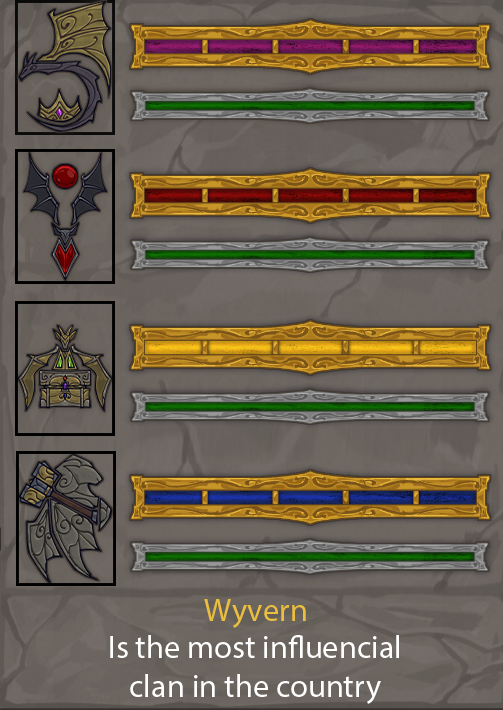
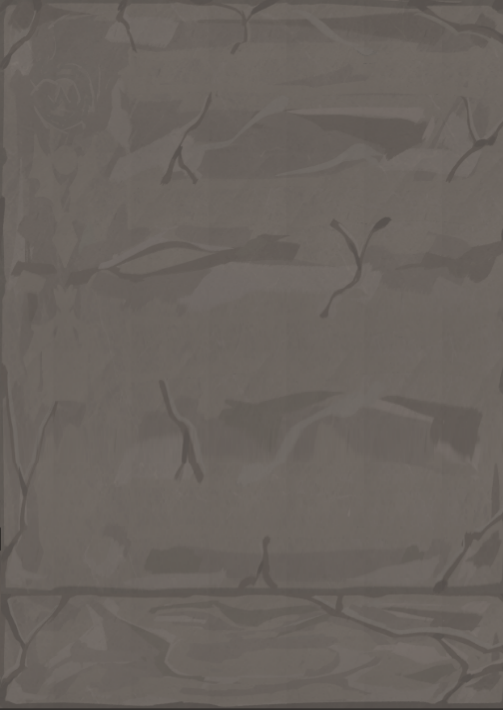
Layer changes from the first 503 × 710 image to the second:
hid group "Wyvern" (1st of 2) (137 layers), moved it out of group "Main" over (14, 0, 496, 586)
hid group "Window Group Big" (1st of 4, in "Wyvern") (22 layers) over (125, 14, 496, 127)
hid group "Folder 3" (3 layers) over (130, 19, 491, 74)
hid "mockup_bar1 Copy" over (143, 38, 477, 55)
moved "Layer 1 Copy 3" into group "Folder 3 copy" over (129, 18, 492, 75)
moved "Layer 2 Copy 3" into group "Folder 3 copy" over (125, 14, 496, 83)
hid group "Window Group Small" (1st of 4, in "Wyvern" › "Window Group Big") (14 layers), moved it into group "Window Group Big" over (126, 82, 494, 127)
moved "Nightstone" into group "Wyvern" over (15, 149, 496, 284)
hid group "Clan" (2nd of 4, in "Wyvern" › "Nightstone") (4 layers) over (15, 149, 115, 284)
hid "mockup_bar2 Copy" over (144, 187, 477, 204)
hid group "Window Group Small" (2nd of 4, in "Wyvern" › "Nightstone") (14 layers) over (126, 231, 494, 277)
moved "Blackbeard" into group "Wyvern" over (14, 301, 496, 436)
hid group "Clan" (3rd of 4, in "Wyvern" › "Blackbeard") (4 layers) over (14, 301, 116, 436)
hid "mockup_bar3 Copy" over (144, 339, 477, 356)
hid group "Window Group Small" (3rd of 4, in "Wyvern" › "Blackbeard") (14 layers) over (126, 383, 494, 429)
moved "Stonewing" into group "Wyvern" over (16, 451, 496, 586)
hid group "Clan" (4th of 4, in "Wyvern" › "Stonewing") (4 layers) over (16, 451, 116, 586)
hid "mockup_bar4 Copy" over (144, 489, 477, 506)
hid group "Window Group Small" (4th of 4, in "Wyvern" › "Stonewing") (14 layers) over (126, 534, 494, 580)
hid group "Text" (2 layers) over (110, 599, 399, 704)
